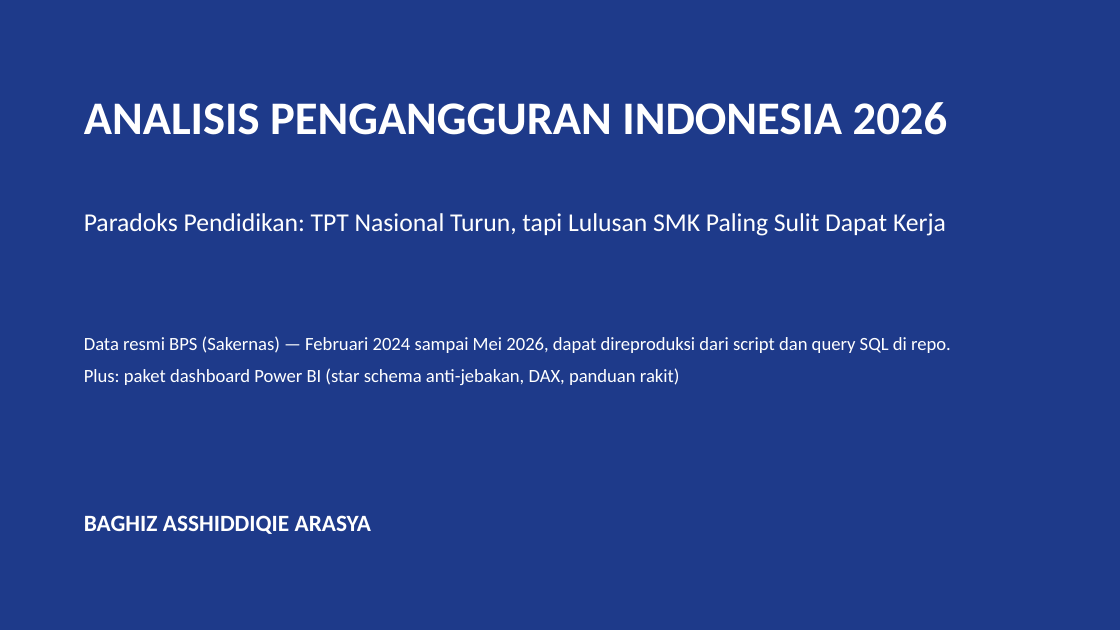
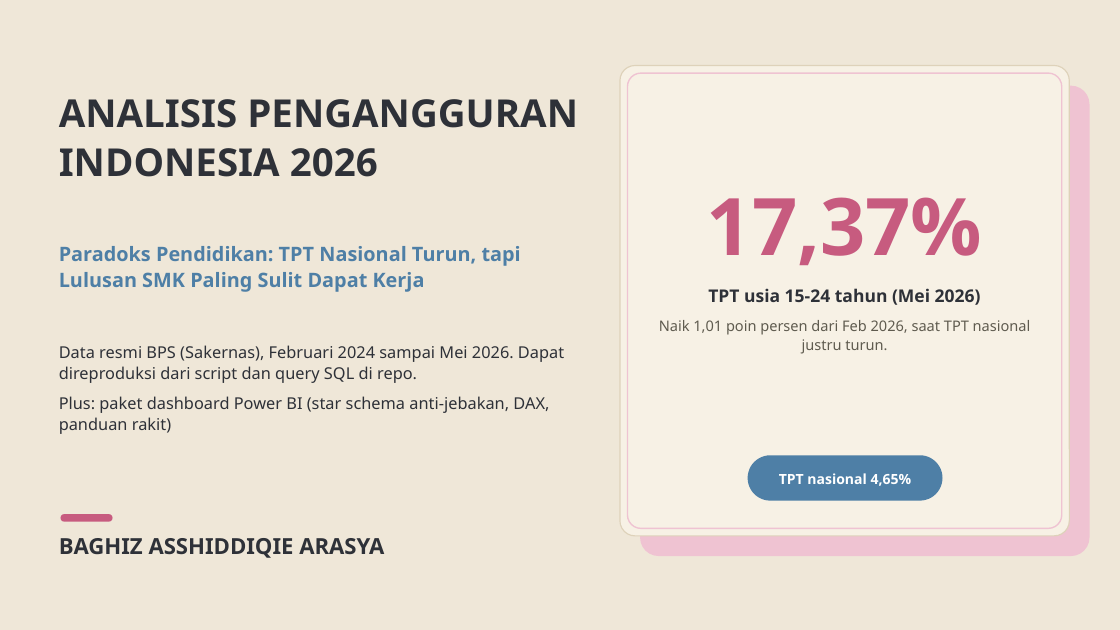
Before and after one commit to baghizash/pengangguran-indonesia-2026, a slide deck: slide 1 of Portofolio-Analisis-Pengangguran-2026.pptx. Drawn at 1120x630 pixels with LibreOffice and Linux fonts; fonts in the diff are those of the drawing. Boxes give left, top, right and bottom in pixels: in the first picture for what was removed or moved away, otherwise in the second. Text is boxed around its words. In the diff, an @@ line names an element or a change of style, - is before the commit and + after.

```diff
--- a/Portofolio-Analisis-Pengangguran-2026.pptx
+++ b/Portofolio-Analisis-Pengangguran-2026.pptx
@@ background #1E3A8A to #EFE7D8 @@
@@ text "ANALISIS PENGANGGURAN INDONESIA 2026": place and size @@
-text "ANALISIS PENGANGGURAN INDONESIA 2026" at <box>84,102,947,135</box>
+text "ANALISIS PENGANGGURAN INDONESIA 2026" at <box>59,99,578,177</box>
@@ text "ANALISIS PENGANGGURAN INDONESIA 2026" at <box>59,99,578,177</box>: size 40 to 33 pt, font Calibri to Noto Sans, text colour #FFFFFF to #2E3138; line spacing 1 to 1.07 @@
@@ rounded rectangle added at <box>620,66,1070,536</box>, fill #F7F1E5, outline #DED2BA 1 pt @@
@@ rounded rectangle added at <box>628,73,1062,528</box>, outline #EFC3D2 1.2 pt @@
@@ rounded rectangle added at <box>640,86,1090,556</box>, fill #EFC3D2 @@
@@ text added at <box>707,197,983,265</box>, 68 pt, text #C75B7F, bold @@
+17,37%
@@ text "Paradoks Pendidikan: TPT Nasional Turun, ...": place and size @@
-text "Paradoks Pendidikan: TPT Nasional Turun, ..." at <box>84,213,946,236</box>
+text "Paradoks Pendidikan: TPT Nasional Turun, ..." at <box>59,246,521,292</box>
@@ text "Paradoks Pendidikan: TPT Nasional Turun, ..." at <box>59,246,521,292</box>: size 22 to 17 pt, font Calibri to Noto Sans, text colour #FFFFFF to #4E7FA6, bold on; line spacing 1 to 1.07 @@
@@ text added at <box>659,288,1031,354</box>, 12.5 pt, text #5F5B4F @@
+TPT usia 15-24 tahun (Mei 2026)
+Naik 1,01 poin persen dari Feb 2026, saat TPT nasional justru turun.
@@ text at <box>59,345,564,383</box>: text changed; size 16 to 14 pt; font Calibri to Noto Sans; text colour #FFFFFF to #2E3138 @@
-Data resmi BPS (Sakernas) — Februari 2024 sampai Mei 2026, dapat direproduksi dari script dan query SQL di repo.
+Data resmi BPS (Sakernas), Februari 2024 sampai Mei 2026. Dapat direproduksi dari script dan query SQL di repo.
@@ text "Data resmi BPS (Sakernas), Februari ...": place and size @@
-text "Data resmi BPS (Sakernas), Februari ..." at <box>84,336,951,385</box>
+text "Data resmi BPS (Sakernas), Februari ..." at <box>59,345,564,434</box>
@@ text at <box>59,396,549,434</box>: size 16 to 14 pt, font Calibri to Noto Sans, text colour #FFFFFF to #2E3138 in "Plus: paket dashboard Power BI (star schema ..."; line spacing 1 to 1.07 @@
@@ rounded rectangle added at <box>748,455,943,501</box>, fill #4E7FA6 @@
@@ text added at <box>779,473,912,486</box>, 12 pt, text #FFFFFF, bold @@
+TPT nasional 4,65%
@@ text "BAGHIZ ASSHIDDIQIE ARASYA": place and size @@
-text "BAGHIZ ASSHIDDIQIE ARASYA" at <box>84,515,371,534</box>
+text "BAGHIZ ASSHIDDIQIE ARASYA" at <box>59,538,384,558</box>
@@ text "BAGHIZ ASSHIDDIQIE ARASYA" at <box>59,538,384,558</box>: size 20 to 19 pt, font Calibri to Noto Sans, text colour #FFFFFF to #2E3138; line spacing 1 to 1.07 @@
@@ rounded rectangle added at <box>60,514,113,522</box>, fill #C75B7F @@
```
Also in this commit, not shown: 9 other slides changed.
